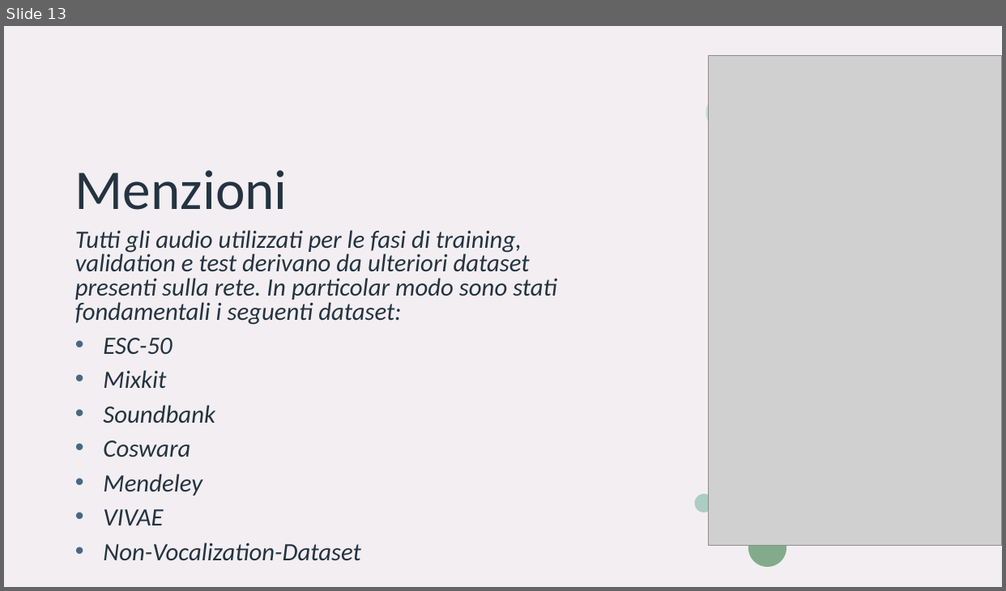
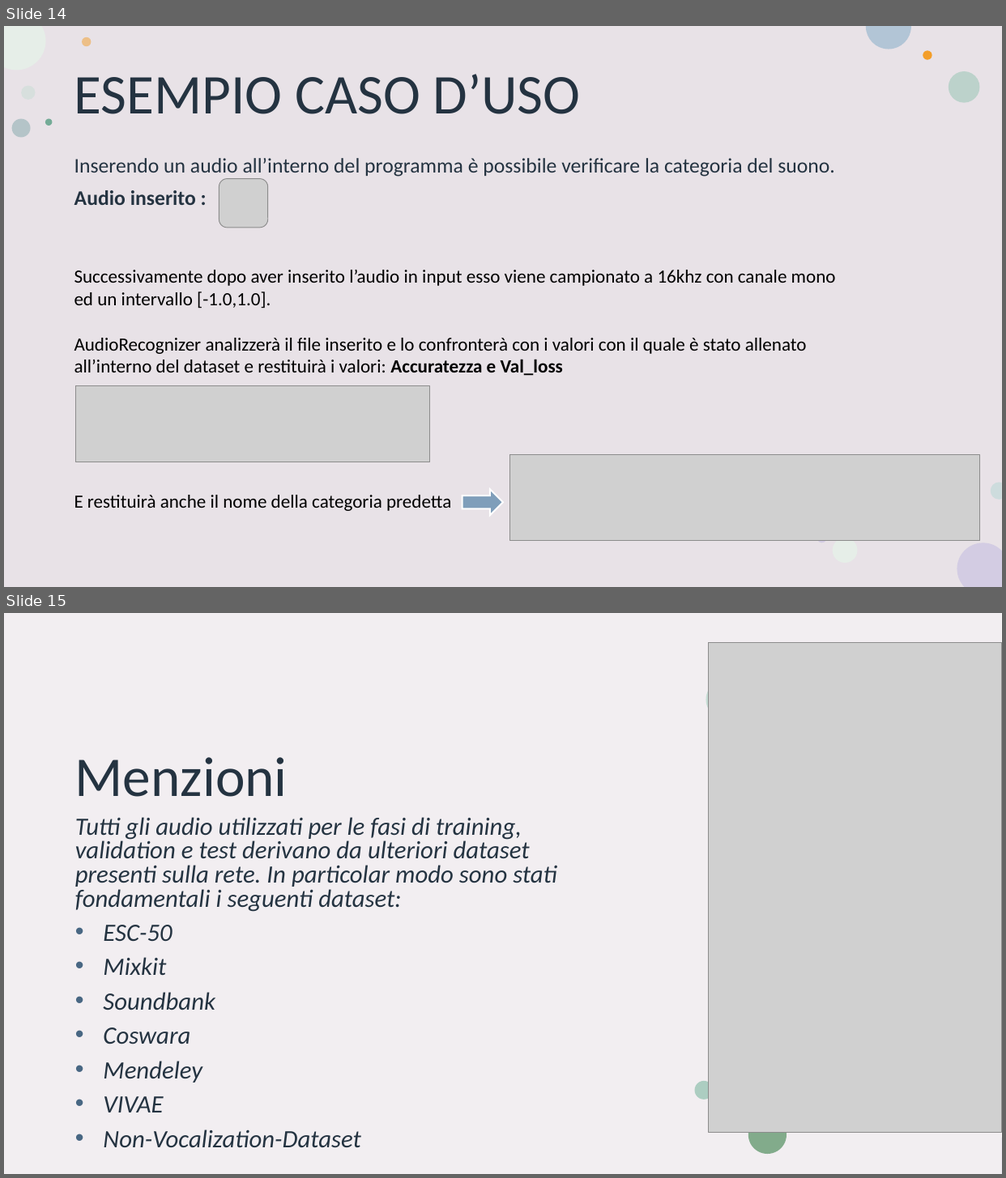
Before and after one commit to AntonioPapeo6/ProgSysAg, a slide deck: DOCUMENTAZIONE/Presentazione - AudioRecognizer (1).pptx. Shown one above the other, each under a label of ours: slide 13 before the commit, slides 14 and 15 after it. The pictures are 1006x591 and 1006x1178 pixels, drawn with LibreOffice and Linux fonts; fonts in the diff are those of the drawing; grey boxes stand for pictures. Boxes give left, top, right and bottom in pixels: in the first picture for what was removed or moved away, otherwise in the second. Text is boxed around its words. In the diff, an @@ line names an element or a change of style, - is before the commit and + after.

```diff
--- a/DOCUMENTAZIONE/Presentazione - AudioRecognizer (1).pptx
+++ b/DOCUMENTAZIONE/Presentazione - AudioRecognizer (1).pptx
@@ slide 14 added at <box>4,26,1002,587</box>, background #FFFFFF; not listed: 4 template elements that a slide beside it also shows @@
@@ rectangle added at <box>4,26,1002,587</box>, fill #E8E2E7 @@
@@ title added at <box>74,74,581,114</box>, 54 pt, text #243341 @@
+ESEMPIO CASO D’USO
@@ group added at <box>11,37,980,563</box>: 8 ellipses @@
@@ text added at <box>74,158,835,205</box>, 20 pt, text #243341 @@
+Inserendo un audio all’interno del programma è possibile verificare la categoria del suono.
+Audio inserito :
@@ picture added at <box>219,179,267,228</box> @@
@@ text added at <box>74,270,836,511</box>, 18 pt, text #000000 @@
+Successivamente dopo aver inserito l’audio in input esso viene campionato a 16khz con canale mono
+ed un intervallo [-1.0,1.0].
+AudioRecognizer analizzerà il file inserito e lo confronterà con i valori con il quale è stato allenato
+all’interno del dataset e restituirà i valori: Accuratezza e Val_loss
+E restituirà anche il nome della categoria predetta
@@ picture added at <box>76,386,430,462</box> @@
@@ picture added at <box>510,455,980,540</box> @@
@@ right arrow added at <box>462,489,503,515</box>, fill #7F9EBA, outline #FFFFFF 1.5 pt @@
@@ what was slide 13 is now slide 15 @@
```
Also in this commit, not shown: 1 slide changed, 1 other slide added, 1 other file.
